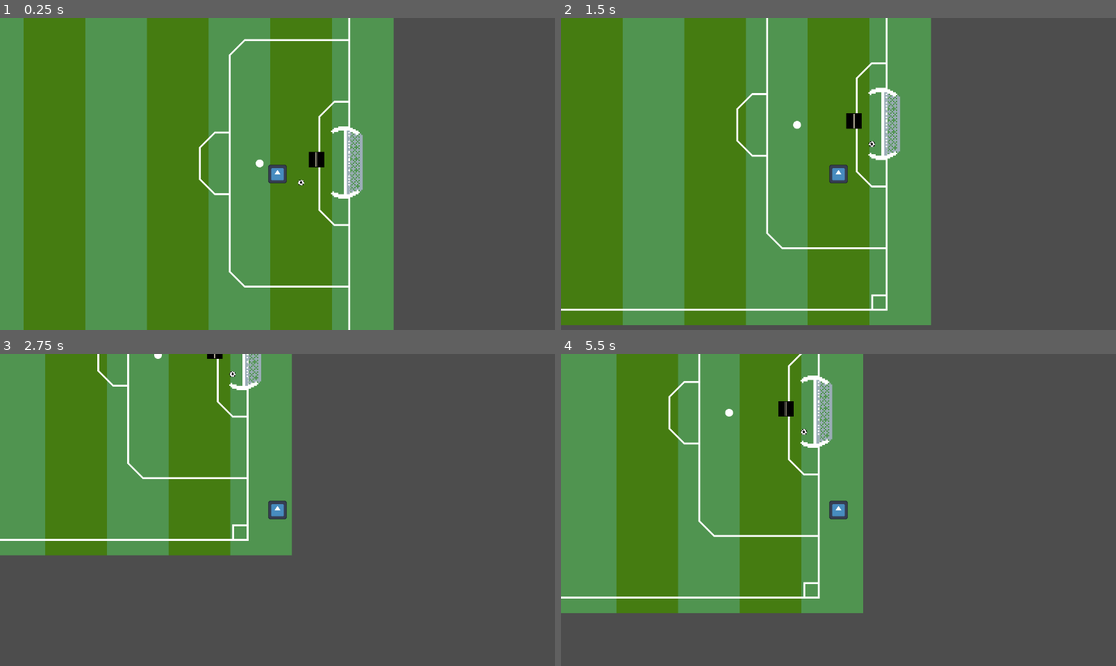
Above: before the commit, frames 1-4 (two rows, left to right).
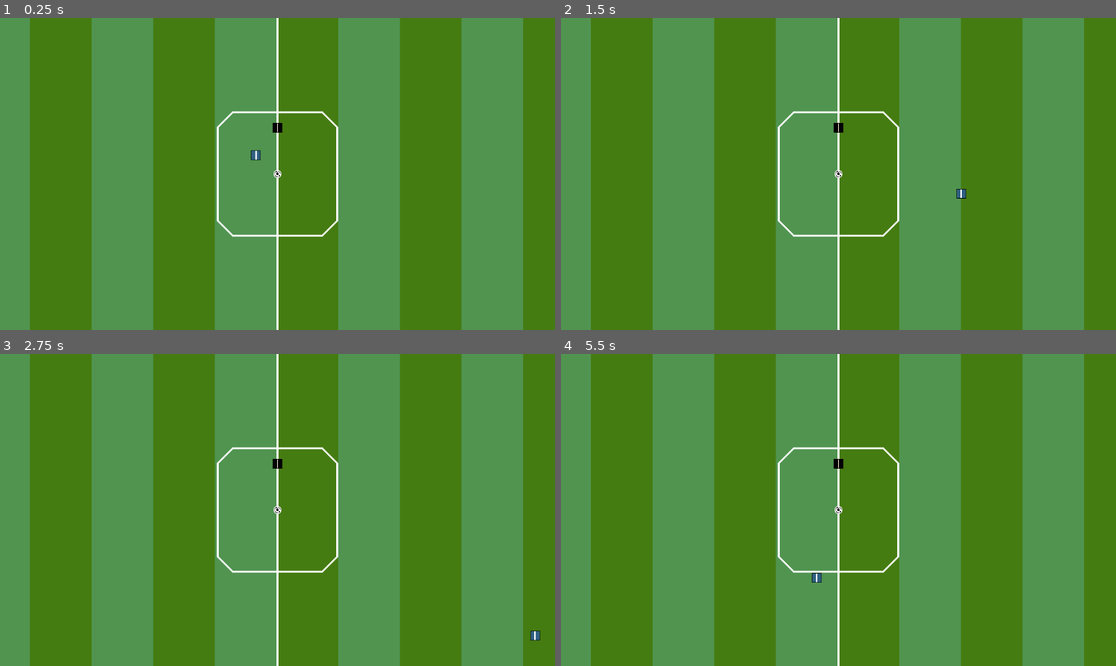
Above: after the commit, the same moments.

Repository: strLuckyyy/IA-Jogos
Game: Godot game, scene res://scene/partida_futebol.tscn
The game is run twice, just before and just after one commit, with the same random seed, the same clock (stepped at 60 frames per second) and the same inputs. The engine's default icon, where the game draws it, is replaced by a stand-in: a white triangle on a blue panel in a dark square.
Inputs:
- Up to frame 1 (0.25 s): no input
- Up to frame 2 (1.5 s): tap Enter at 0.5 s; hold Right (ui_right) 0.53-1.28 s; hold Space (chute) 0.53-1.28 s; hold Down (ui_down) from 1.28 s (still down); tap Space (chute) at 1.35 s
- Up to frame 3 (2.75 s): release Down (ui_down) at 2.03 s; hold Right (ui_right) from 2.03 s (still down); hold Space (chute) from 2.03 s (still down)
- Up to frame 4 (5.5 s): release Right (ui_right) at 2.78 s; release Space (chute) at 2.78 s; hold Up (ui_up) 2.78-3.53 s; tap Space (chute) at 2.85, 4.35 s; hold Space (chute) 3.53-4.28 s; hold Left (ui_left) 3.53-5.03 s; hold Down (ui_down) from 5.03 s (still down); hold Space (chute) from 5.03 s (still down)

The runs differ from the first frame. In frame 1, 39% of the frame differs, in the area x 4-100%, y 0-100%; in frame 2, 68%; in frame 3, 76%, in the area x 0-100%, y 0-100%; in frame 4, 76%.

Commit message:
ball physics

Diff:
--- a/steering-behaviors/objects/bola/bola.gd
+++ b/steering-behaviors/objects/bola/bola.gd
@@ -2,8 +2,12 @@
 
 class_name Bola
 
+@onready var animation: AnimationPlayer = $AnimationPlayer
 var player_on_posses: Player = null
 var last_player_on_posses: Player = null
+
+var current_vel: int
+
 var original_layer: int
 var original_mask: int
 
@@ -14,9 +18,21 @@
 	original_layer = collision_layer
 	original_mask = collision_mask
 
-func _process(delta: float) -> void:
+func _physics_process(delta: float) -> void:
+	current_vel = linear_velocity.length()
+
+	if player_on_posses:
+		current_vel = player_on_posses.velocity.length()
+
+	if current_vel > 10.0:
+		animation.play("ball/roll")
+		animation.speed_scale = current_vel / (500 if player_on_posses else 100)
+	else:
+		animation.stop()
+
 	if player_on_posses:
 		global_position = player_on_posses.get_node("FootPoint").global_position
+		animation.speed_scale = linear_velocity.length() / 500
 
 func capture_ball(new_own: Player):
 	player_on_posses = new_own
@@ -28,11 +44,16 @@
 	collision_mask = 0
 
 func release_ball():
+	if player_on_posses == null: return
+
 	player_on_posses.set_is_ball(null, false)
 	last_player_on_posses = player_on_posses
 	player_on_posses = null
 
 	set_deferred("freeze", false)
+
+	linear_velocity = Vector2.ZERO
+	angular_velocity = 0
 
 	collision_layer = original_layer
 	collision_mask = original_mask
--- a/steering-behaviors/objects/bola/bola.tscn
+++ b/steering-behaviors/objects/bola/bola.tscn
@@ -4,9 +4,14 @@
 [ext_resource type="Script" uid="uid://jbyi8b71a6tt" path="res://objects/bola/bola.gd" id="1_y08nl"]
 
 [sub_resource type="PhysicsMaterial" id="PhysicsMaterial_y08nl"]
+friction = 0.1
+bounce = 0.08
 
 [sub_resource type="CircleShape2D" id="CircleShape2D_vbngb"]
 radius = 8.0
+
+[sub_resource type="CircleShape2D" id="CircleShape2D_y08nl"]
+radius = 16.0
 
 [sub_resource type="Animation" id="Animation_3dx5v"]
 length = 0.001
@@ -23,8 +28,14 @@
 "values": [0.0]
 }
 
-[sub_resource type="Animation" id="Animation_vbngb"]
+[sub_resource type="AnimationLibrary" id="AnimationLibrary_av8qo"]
+_data = {
+&"RESET": SubResource("Animation_3dx5v")
+}
+
+[sub_resource type="Animation" id="Animation_y08nl"]
 resource_name = "roll"
+loop_mode = 1
 tracks/0/type = "value"
 tracks/0/imported = false
 tracks/0/enabled = true
@@ -33,23 +44,24 @@
 tracks/0/loop_wrap = true
 tracks/0/keys = {
 "times": PackedFloat32Array(0, 1),
-"transitions": PackedFloat32Array(0.28717482, 1),
+"transitions": PackedFloat32Array(1, 1),
 "update": 0,
 "values": [0.0, 6.2831855]
 }
 
-[sub_resource type="AnimationLibrary" id="AnimationLibrary_av8qo"]
+[sub_resource type="AnimationLibrary" id="AnimationLibrary_1o84o"]
 _data = {
-&"RESET": SubResource("Animation_3dx5v"),
-&"roll": SubResource("Animation_vbngb")
+&"roll": SubResource("Animation_y08nl")
 }
 
-[sub_resource type="CircleShape2D" id="CircleShape2D_y08nl"]
-radius = 16.0
-
 [node name="Bola" type="RigidBody2D" unique_id=1521812745 groups=["bola"]]
-mass = 0.05
+collision_layer = 2
+collision_mask = 5
+mass = 0.03
 physics_material_override = SubResource("PhysicsMaterial_y08nl")
+inertia = 1.1
+freeze_mode = 1
+linear_damp = 1.0
 script = ExtResource("1_y08nl")
 
 [node name="Sprite2D" type="Sprite2D" parent="." unique_id=1637983889]
@@ -60,12 +72,13 @@
 shape = SubResource("CircleShape2D_vbngb")
 debug_color = Color(0.9464695, 4.9093364e-06, 0.58996165, 0.41960785)
 
-[node name="AnimationPlayer" type="AnimationPlayer" parent="." unique_id=910159260]
-libraries/ = SubResource("AnimationLibrary_av8qo")
-
 [node name="Area2D" type="Area2D" parent="." unique_id=894295803]
 
 [node name="CollisionShape2D" type="CollisionShape2D" parent="Area2D" unique_id=330746420]
 shape = SubResource("CircleShape2D_y08nl")
 
+[node name="AnimationPlayer" type="AnimationPlayer" parent="." unique_id=910159260]
+libraries/ = SubResource("AnimationLibrary_av8qo")
+libraries/ball = SubResource("AnimationLibrary_1o84o")
+
 [connection signal="body_entered" from="Area2D" to="." method="_on_area_2d_body_entered"]
--- a/steering-behaviors/objects/characters/arbitro.tscn
+++ b/steering-behaviors/objects/characters/arbitro.tscn
@@ -187,11 +187,10 @@
 script = ExtResource("1_s3bfl")
 
 [node name="Sprite2D" type="Sprite2D" parent="." unique_id=289836638]
-scale = Vector2(0.5, 0.5)
+scale = Vector2(0.3, 0.3)
 texture = ExtResource("1_ekjx5")
 
 [node name="CollisionShape2D" type="CollisionShape2D" parent="." unique_id=875922613]
-visible = false
 shape = SubResource("RectangleShape2D_s3bfl")
 
 [node name="AnimationPlayer" type="AnimationPlayer" parent="." unique_id=1727647696]
--- a/steering-behaviors/objects/characters/player.tscn
+++ b/steering-behaviors/objects/characters/player.tscn
@@ -1,13 +1,18 @@
 [gd_scene format=3 uid="uid://jnvbb34msm5y"]
 
 [ext_resource type="Script" uid="uid://bvuukt6ksmj54" path="res://objects/characters/players.gd" id="1_2y3li"]
-[ext_resource type="Texture2D" uid="uid://b73y85x4xvv0" path="res://icon.svg" id="2_kaojo"]
+[ext_resource type="Texture2D" uid="uid://dthds74thsjve" path="res://assets/time-azul.png" id="2_kaojo"]
 
 [sub_resource type="RectangleShape2D" id="RectangleShape2D_2y3li"]
 size = Vector2(32, 32)
 
-[node name="Player" type="CharacterBody2D" unique_id=370958645 groups=["player"]]
+[sub_resource type="Gradient" id="Gradient_kaojo"]
+colors = PackedColorArray(1, 1, 1, 0.67058825, 1, 1, 1, 1)
+
+[node name="Player" type="CharacterBody2D" unique_id=370958645 node_paths=PackedStringArray("foot_point") groups=["player"]]
+collision_mask = 7
 script = ExtResource("1_2y3li")
+foot_point = NodePath("FootPoint")
 metadata/_custom_type_script = "uid://bvuukt6ksmj54"
 
 [node name="Sprite2D" type="Sprite2D" parent="." unique_id=692007386]
@@ -19,3 +24,7 @@
 
 [node name="FootPoint" type="Marker2D" parent="." unique_id=451638967]
 position = Vector2(16, 16)
+
+[node name="GuideLine" type="Line2D" parent="." unique_id=1791262101]
+width = 2.5
+gradient = SubResource("Gradient_kaojo")
--- a/steering-behaviors/objects/characters/players.gd
+++ b/steering-behaviors/objects/characters/players.gd
@@ -11,46 +11,82 @@
 var is_with_ball: bool = false
 var ball_ref: Bola = null
 
-# status
+# linha guia - mira
+@onready var guide_line = $GuideLine
+
+# base
+@export var foot_point: Marker2D
+@onready var foot_point_pos = foot_point.position
 var direction = Vector2.ZERO
-var force = Vector2.ZERO
+var look_dir = Vector2.RIGHT
 var speed = 400
-var teleporting: bool
+var look_speed = 3.5
 
-# timer
-const tele_timer = 2.
-var current_tele_timer = 0.
+# kick
+var is_kicking: bool = false
+var kick_force = 1500.
+var kick_impulse = Vector2.ZERO
+
+const cd_kick = .8
+var current_cd_kick = 0.
+
 
 func _physics_process(delta: float) -> void:
-	if not teleporting:
-		direction = Vector2.ZERO
-		force = Vector2.ZERO
+	direction = Vector2.ZERO
 
-		direction.x = Input.get_action_strength("ui_right") - Input.get_action_strength("ui_left")
-		direction.y = Input.get_action_strength("ui_down") - Input.get_action_strength("ui_up")
+	direction.x = Input.get_action_strength("ui_right") - Input.get_action_strength("ui_left")
+	direction.y = Input.get_action_strength("ui_down") - Input.get_action_strength("ui_up")
 
-		direction = direction.normalized()
+	direction = direction.normalized()
+	velocity = direction * speed
 
-		velocity = direction * speed
+	# foot direction
+	if direction != Vector2.ZERO:
+		var angle_diff = look_dir.angle_to(direction)
+		var dynamic_look_speed = look_speed
 
-		if velocity == Vector2.ZERO:
-			force = Vector2(5000, 0)
-		else:
-			force = Vector2(5000 * direction.x, 5000 * direction.y)
+		if abs(angle_diff) > 1.5:
+			dynamic_look_speed *= 3.
 
-		if Input.get_action_strength("chute") and is_with_ball:
-			print(force)
-			ball_ref.apply_central_force(force)
-			ball_ref.release_ball()
+		look_dir = look_dir.lerp(direction, dynamic_look_speed * delta).normalized()
 
-		move_and_slide()
+	foot_point.position = look_dir * 15
+	update_guide_line()
+
+	if Input.is_action_just_pressed("chute") and is_with_ball:
+		kick_handle()
+
+	if is_kicking and current_cd_kick < cd_kick:
+		current_cd_kick += delta
+		return
+
+	is_kicking = false
+	current_cd_kick = 0.
+
+	move_and_slide()
+
+
+func update_guide_line():
+	var line_length = 50. * velocity.length() / 80
+
+	if is_with_ball:
+		guide_line.visible = true
+		guide_line.clear_points()
+		guide_line.add_point(Vector2.ZERO)
+		guide_line.add_point(look_dir * line_length)
 	else:
-		print(current_tele_timer, teleporting)
-		if current_tele_timer < tele_timer:
-			current_tele_timer += delta
-		else:
-			current_tele_timer = 0
-			teleporting = false
+		guide_line.visible = false
+
+
+func kick_handle():
+	var target_offset = 25.
+
+	is_kicking = true
+	ball_ref.global_position = global_position + (look_dir * target_offset)
+	kick_impulse = kick_force * look_dir
+
+	ball_ref.apply_central_force(kick_impulse)
+	ball_ref.release_ball()
 
 func set_is_ball(ball: Bola, value: bool):
 	is_with_ball = value
--- a/steering-behaviors/objects/scenary/gol.tscn
+++ b/steering-behaviors/objects/scenary/gol.tscn
@@ -4,44 +4,62 @@
 [ext_resource type="Script" uid="uid://cbk36t786ytg7" path="res://objects/scenary/gol_trave_trigger.gd" id="2_aey30"]
 [ext_resource type="Script" uid="uid://wiai1elvvcea" path="res://objects/scenary/gol_rede_trigger.gd" id="3_8ovsp"]
 
+[sub_resource type="RectangleShape2D" id="RectangleShape2D_11bf6"]
+size = Vector2(64, 6)
+
 [sub_resource type="RectangleShape2D" id="RectangleShape2D_aey30"]
-size = Vector2(48, 144)
+size = Vector2(20, 128)
 
 [sub_resource type="RectangleShape2D" id="RectangleShape2D_8ovsp"]
-size = Vector2(53, 12)
+size = Vector2(53, 11)
 
 [sub_resource type="RectangleShape2D" id="RectangleShape2D_7otfa"]
-size = Vector2(44, 126)
+size = Vector2(48, 126)
 
 [node name="Gol" type="StaticBody2D" unique_id=76015286]
+collision_layer = 4
+collision_mask = 3
 
 [node name="Sprite2D" type="Sprite2D" parent="." unique_id=891547598]
 scale = Vector2(3, 3)
 texture = ExtResource("1_rxyyv")
 
-[node name="CollisionShape2D" type="CollisionShape2D" parent="." unique_id=1139165290]
-position = Vector2(6, 0)
+[node name="CollisionShape2D" type="CollisionShape2D" parent="." unique_id=1245698291]
+position = Vector2(0, -68)
+shape = SubResource("RectangleShape2D_11bf6")
+
+[node name="CollisionShape2D2" type="CollisionShape2D" parent="." unique_id=395865092]
+position = Vector2(1, 67)
+shape = SubResource("RectangleShape2D_11bf6")
+
+[node name="collison" type="CollisionShape2D" parent="." unique_id=1139165290]
+position = Vector2(40, 0)
 shape = SubResource("RectangleShape2D_aey30")
 debug_color = Color(0, 0.5185447, 0.6078256, 0.41960785)
 
 [node name="Trava-Trigger" type="Area2D" parent="." unique_id=971962733]
 position = Vector2(0.5, 0)
+collision_layer = 4
+collision_mask = 7
 script = ExtResource("2_aey30")
 
 [node name="TravaE" type="CollisionShape2D" parent="Trava-Trigger" unique_id=2104243380]
-position = Vector2(-7, -69)
+position = Vector2(-6.5, -68.5)
 shape = SubResource("RectangleShape2D_8ovsp")
 debug_color = Color(0.9740197, 0, 0.43322423, 0.41960785)
 
 [node name="TravaD" type="CollisionShape2D" parent="Trava-Trigger" unique_id=34924949]
-position = Vector2(-6.5, 69)
+position = Vector2(-6.5, 68)
 shape = SubResource("RectangleShape2D_8ovsp")
 debug_color = Color(0.9740197, 0, 0.43322423, 0.41960785)
 
 [node name="Rede-Trigger" type="Area2D" parent="." unique_id=832202206]
+collision_layer = 4
+collision_mask = 7
 script = ExtResource("3_8ovsp")
 
 [node name="Rede" type="CollisionShape2D" parent="Rede-Trigger" unique_id=47960991]
+position = Vector2(8, 0)
 shape = SubResource("RectangleShape2D_7otfa")
 debug_color = Color(0.7929197, 0.42995057, 7.70092e-07, 0.41960785)
 
--- a/steering-behaviors/project.godot
+++ b/steering-behaviors/project.godot
@@ -41,6 +41,16 @@
 ]
 }
 
+[layer_names]
+
+2d_render/layer_1="1"
+2d_render/layer_2="2"
+2d_physics/layer_1="jogador"
+2d_navigation/layer_1="1"
+2d_physics/layer_2="ball"
+2d_navigation/layer_2="2"
+2d_physics/layer_3="scenary"
+
 [physics]
 
 3d/physics_engine="Jolt Physics"
--- a/steering-behaviors/scene/partida_futebol.tscn
+++ b/steering-behaviors/scene/partida_futebol.tscn
@@ -94,7 +94,7 @@
 [node name="partida-futebol" type="Node2D" unique_id=2012456315 node_paths=PackedStringArray("camera", "bola", "right_goal", "left_goal", "Referee")]
 position = Vector2(1, 2)
 script = ExtResource("1_gymso")
-camera = NodePath("Player/Camera2D")
+camera = NodePath("Bola/Camera2D")
 bola = NodePath("Bola")
 right_goal = NodePath("Gol-D")
 left_goal = NodePath("Gol-E")
@@ -110,22 +110,25 @@
 tile_set = SubResource("TileSet_4kdnl")
 
 [node name="Gol-D" parent="." unique_id=76015286 instance=ExtResource("9_dtj1e")]
+top_level = true
+visibility_layer = 2
 position = Vector2(1951, 414)
 
 [node name="Gol-E" parent="." unique_id=781018615 instance=ExtResource("9_dtj1e")]
+top_level = true
 position = Vector2(95, 414)
 rotation = 3.1415927
 
 [node name="Player" parent="." unique_id=370958645 instance=ExtResource("13_585br")]
-position = Vector2(1807, 438)
-
-[node name="Camera2D" type="Camera2D" parent="Player" unique_id=830790895]
+position = Vector2(981, 377)
 
 [node name="Bola" parent="." unique_id=1513123666 instance=ExtResource("10_m460p")]
-position = Vector2(1856, 456)
+position = Vector2(1026, 416)
+
+[node name="Camera2D" type="Camera2D" parent="Bola" unique_id=830790895]
 
 [node name="Árbito" parent="." unique_id=1110396913 instance=ExtResource("11_gymso")]
-position = Vector2(1888, 408)
+position = Vector2(1026, 320)
 
 [node name="LimitesTerreno" type="StaticBody2D" parent="." unique_id=1306219678]
 visible = false
